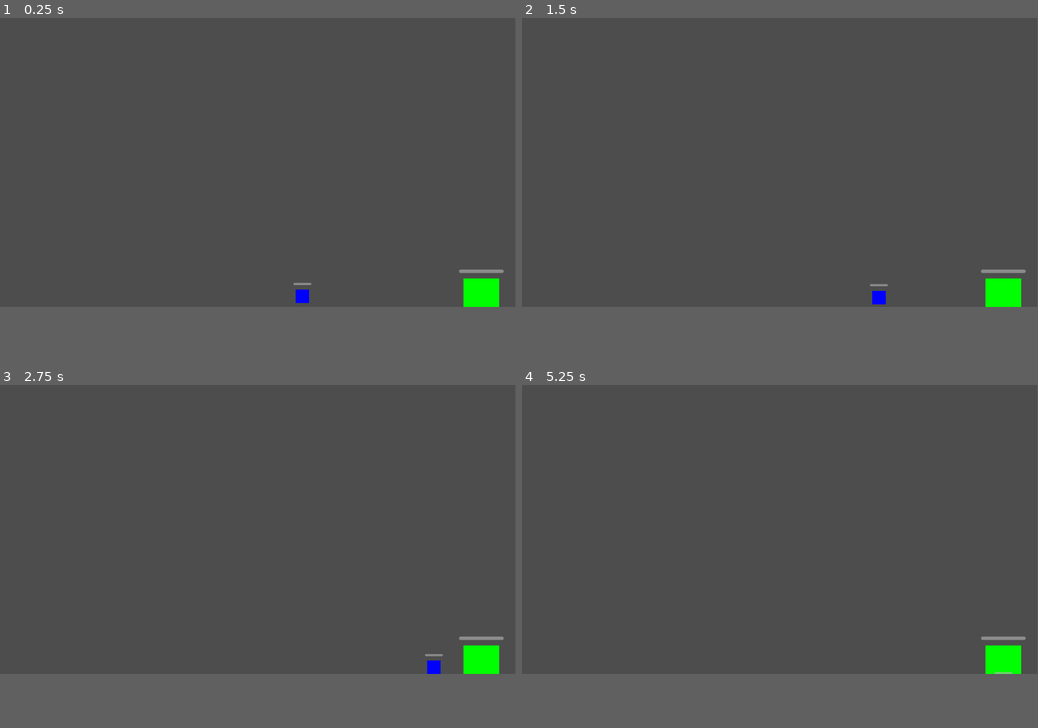
Above: before the commit, frames 1-4 (two rows, left to right).
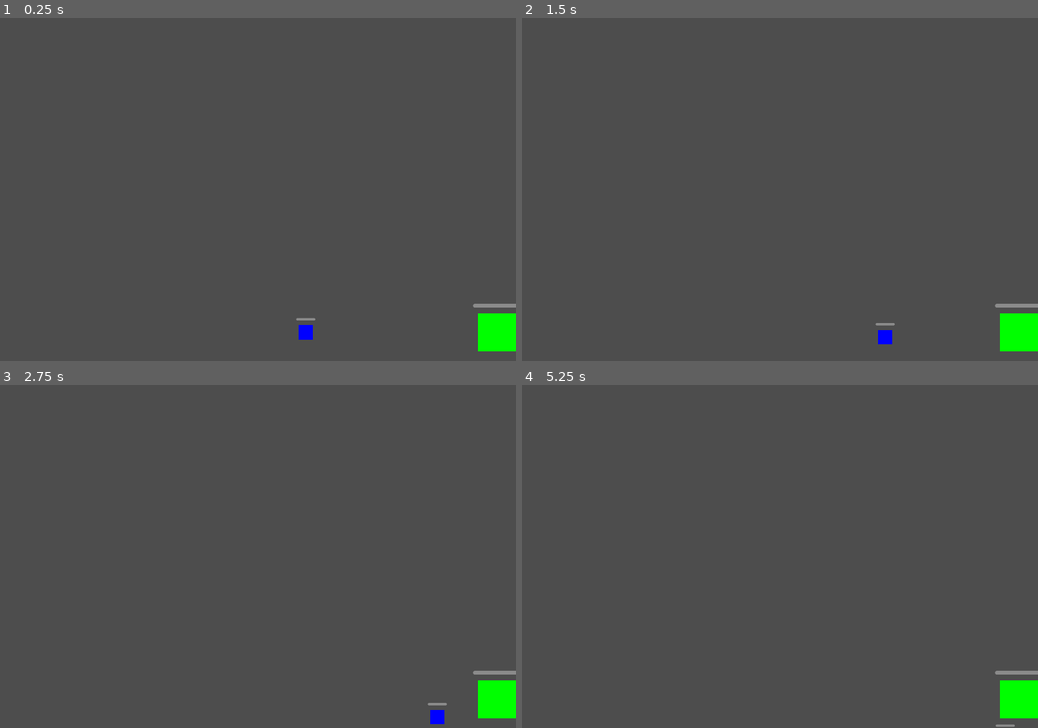
Above: after the commit, the same moments.

Repository: krisrandall/lor-elementals
Game: Godot game, scene res://scenes/main.tscn
Two runs of this game, one before a commit and one after it. Both use one fixed random seed, a clock stepped at 60 frames per second and the inputs below.
Inputs (mouse positions are in pixels of both pictures, inside the frame that each line leads up to):
- Up to frame 1 (0.25 s): no input
- Up to frame 2 (1.5 s): tap Enter at 0.5 s; move the mouse to (893, 148) at 0.52 s; click (893, 148) at 0.67 s; move the mouse to (676, 175) at 1.27 s; click (676, 175) at 1.42 s
- Up to frame 3 (2.75 s): move the mouse to (309, 467) at 2.02 s; click (309, 467) at 2.17 s
- Up to frame 4 (5.25 s): move the mouse to (754, 587) at 2.77 s; click (754, 587) at 2.92 s; move the mouse to (934, 573) at 3.52 s; click (934, 573) at 3.67 s; tap Space at 4.25 s; move the mouse to (625, 484) at 4.27 s; click (625, 484) at 4.42 s; tap Enter at 5 s; move the mouse to (805, 529) at 5.02 s; click (805, 529) at 5.17 s
In our replay, the window is 799x449 before the commit and 800x533 after it. These sizes can differ from the game's own. Grey fills any space a smaller window leaves; there, only what the larger window draws over its background counts as a difference.

The runs differ from the first frame. In frame 1, 1.8% of the frame differs, in the area x 56-100%, y 73-98%; in frame 2, 1.8%; in frame 3, 1.8%; in frame 4, 1.6%.

Commit message:
Add some of the core setting - moving towards mobile export next

Diff:
--- a/project.godot
+++ b/project.godot
@@ -15,10 +15,44 @@
 config/features=PackedStringArray("4.3", "Mobile")
 config/icon="res://icon.svg"
 
+[display]
+
+window/size/viewport_width=1080
+window/size/viewport_height=720
+window/size/mode="windowed"
+window/stretch/mode="canvas_items"
+window/stretch/aspect="expand"
+
 [dotnet]
 
 project/assembly_name="Legend of Rah - Elementals"
 
+[input]
+
+click={
+"deadzone": 0.5,
+"events": [{
+"alt": false,
+"button_index": 1,
+"control": false,
+"device": -1,
+"double_click": false,
+"factor": 1.0,
+"meta": false,
+"pressed": false,
+"resource_local_to_scene": false,
+"resource_name": "",
+"script": null,
+"shift": false,
+"type": "InputEventMouseButton"
+}]
+}
+
+[layer_names]
+
+2d_physics/layer_1="Player/Castle"
+2d_physics/layer_2="Enemies"
+
 [rendering]
 
 renderer/rendering_method="mobile"
Not shown, added: export_presets.cfg
